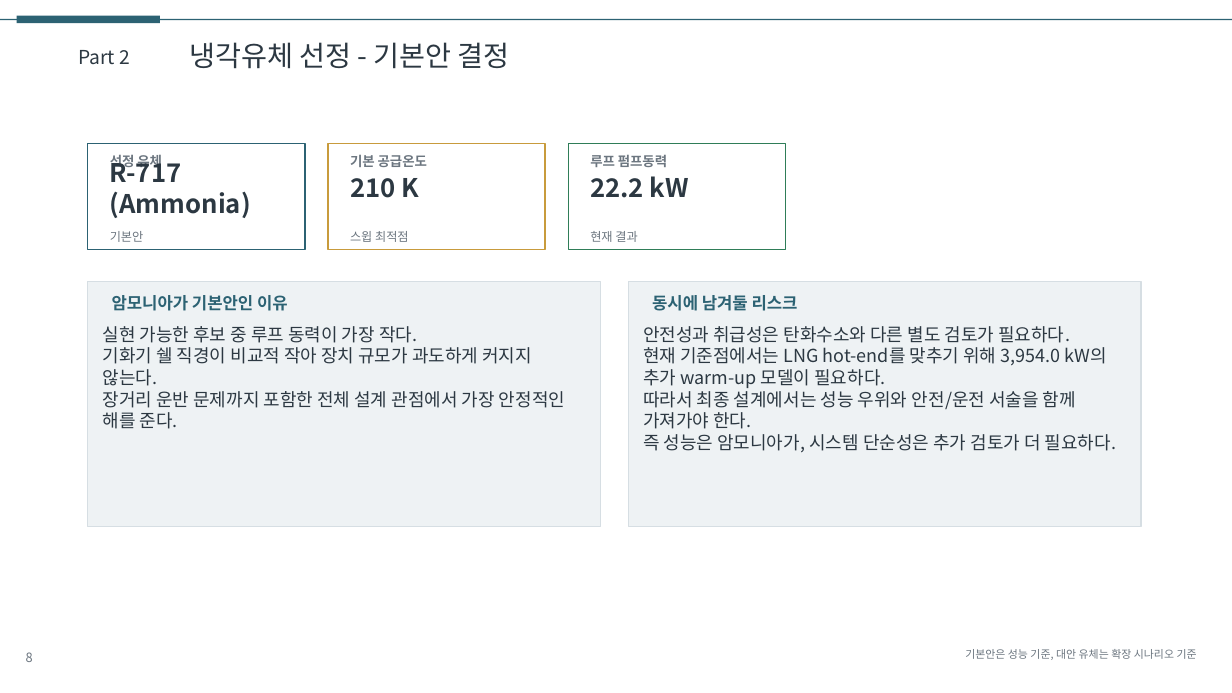
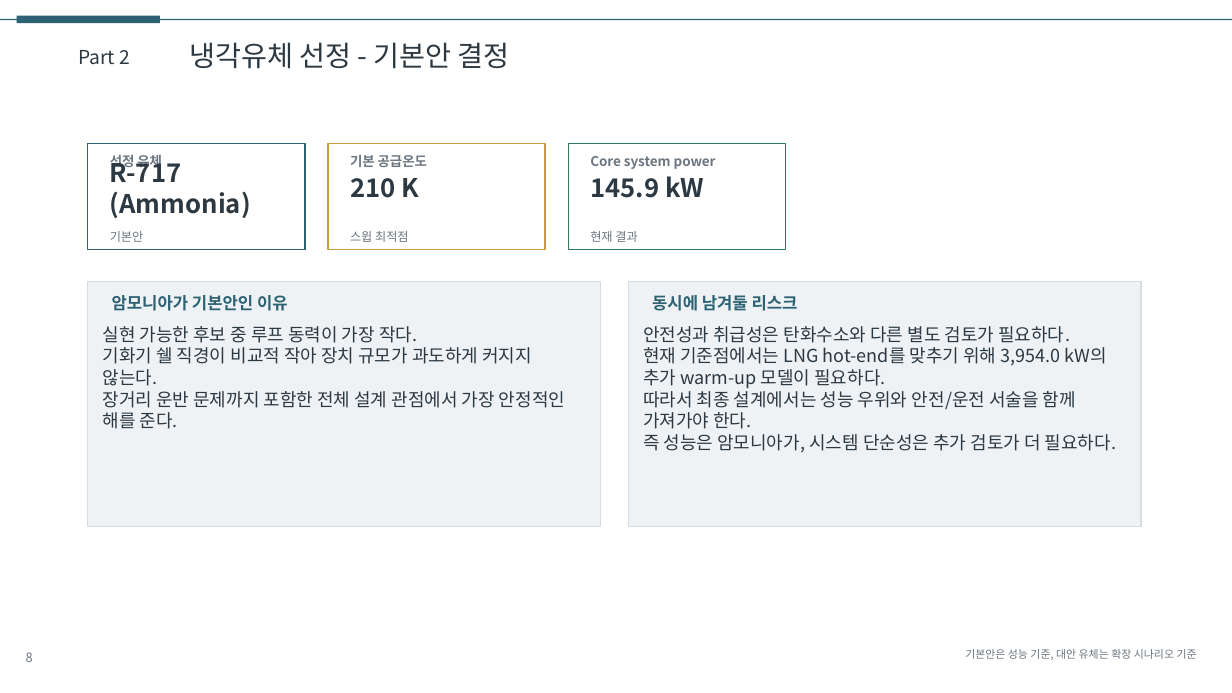
Before and after one commit to CuriousN006/lng-idc-design-study, a slide deck: slide 8 of deliverables/presentation_draft.pptx. Drawn at 1232x693 pixels with LibreOffice and Linux fonts; fonts in the diff are those of the drawing. Boxes give left, top, right and bottom in pixels: in the first picture for what was removed or moved away, otherwise in the second. Text is boxed around its words. In the diff, an @@ line names an element or a change of style, - is before the commit and + after.

```diff
--- a/deliverables/presentation_draft.pptx
+++ b/deliverables/presentation_draft.pptx
@@ text at (x1=590, y1=176, x2=704, y2=198): text changed @@
-22.2 kW
+145.9 kW
@@ text at (x1=590, y1=156, x2=716, y2=169): text changed @@
-루프 펌프동력
+Core system power
```
Also in this commit, not shown: 4 other slides changed, 5 other files.
